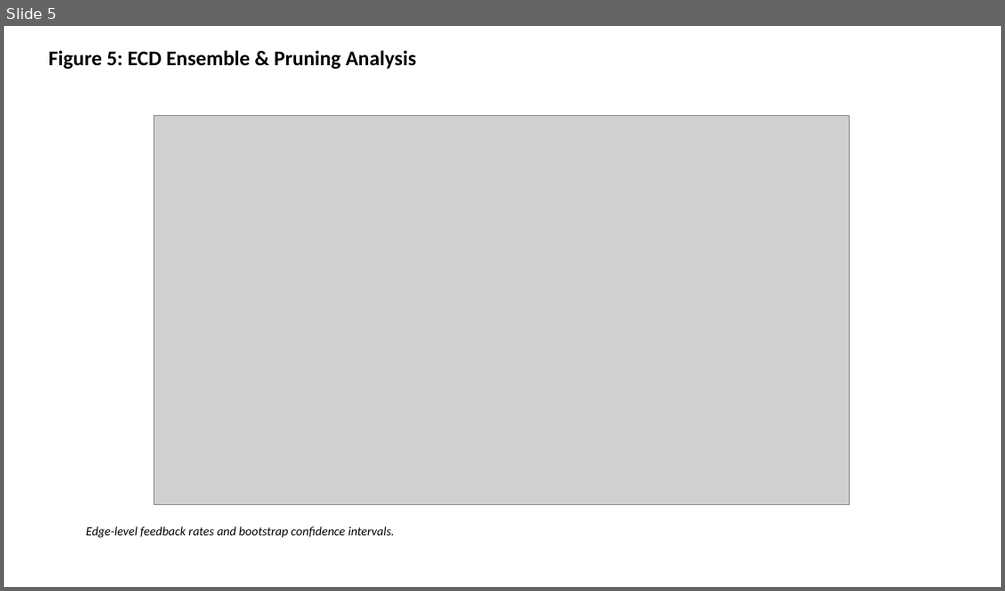
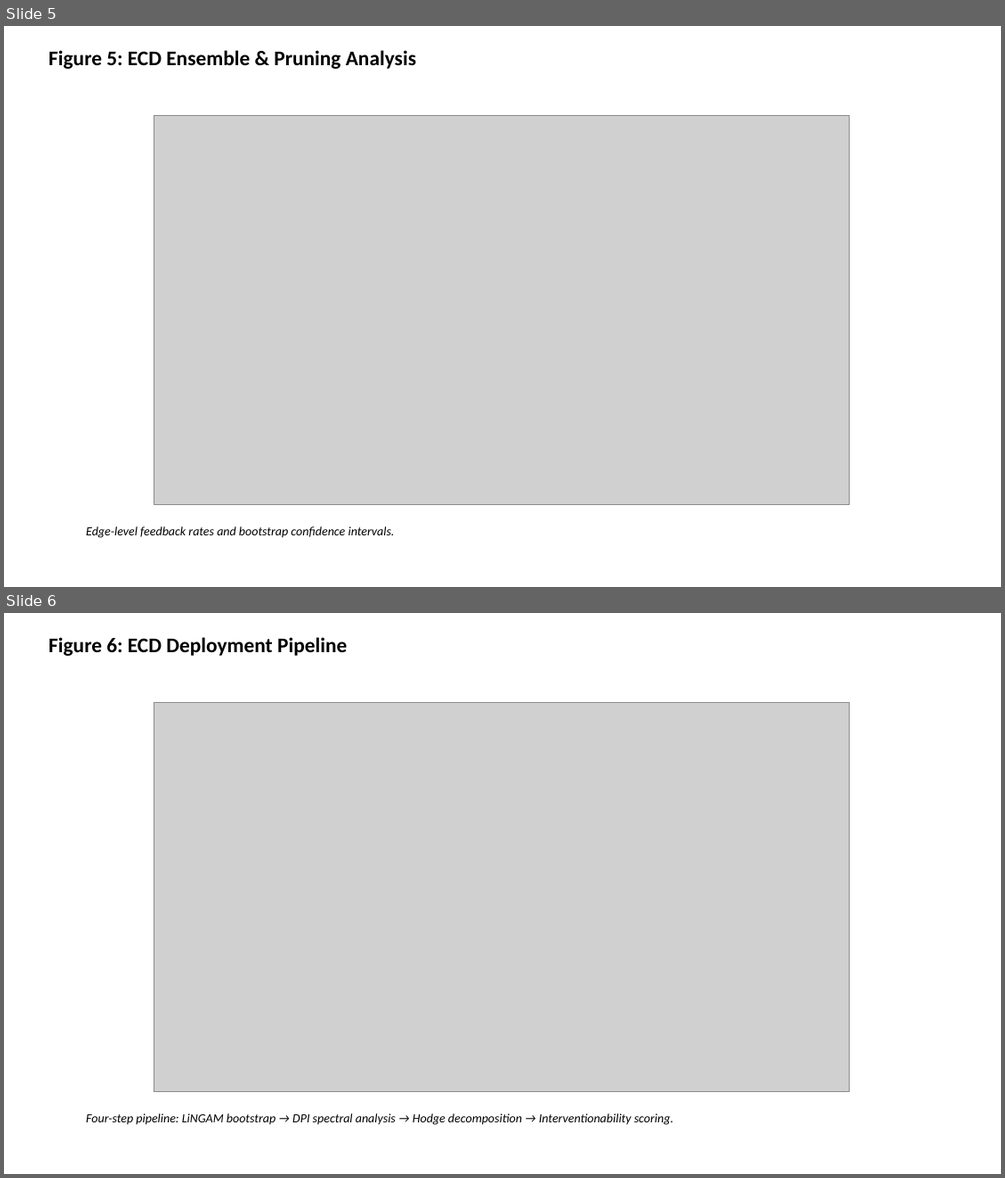
Before and after one commit to bougtoir/kotha-rct-decomposition, a slide deck: spectral-causality-a2-ecd/figures_a2_ecd.pptx. Shown one above the other, each under a label of ours: slide 5 before the commit, slides 5 and 6 after it. The pictures are 1005x591 and 1005x1178 pixels, drawn with LibreOffice and Linux fonts; fonts in the diff are those of the drawing; grey boxes stand for pictures. Boxes give left, top, right and bottom in pixels: in the first picture for what was removed or moved away, otherwise in the second. Text is boxed around its words. In the diff, an @@ line names an element or a change of style, - is before the commit and + after.

```diff
--- a/spectral-causality-a2-ecd/figures_a2_ecd.pptx
+++ b/spectral-causality-a2-ecd/figures_a2_ecd.pptx
@@ slide 6 added at (4,613,1001,1174), background #FFFFFF @@
@@ text added at (48,637,347,656), 20 pt, text #000000, bold @@
+Figure 6: ECD Deployment Pipeline
@@ picture added at (154,703,849,1092) @@
@@ text added at (86,1113,673,1125), 12 pt, text #000000, italic @@
+Four-step pipeline: LiNGAM bootstrap → DPI spectral analysis → Hodge decomposition → Interventionability scoring.
```
Also in this commit, not shown: 2 other slides added, 18 other files.
